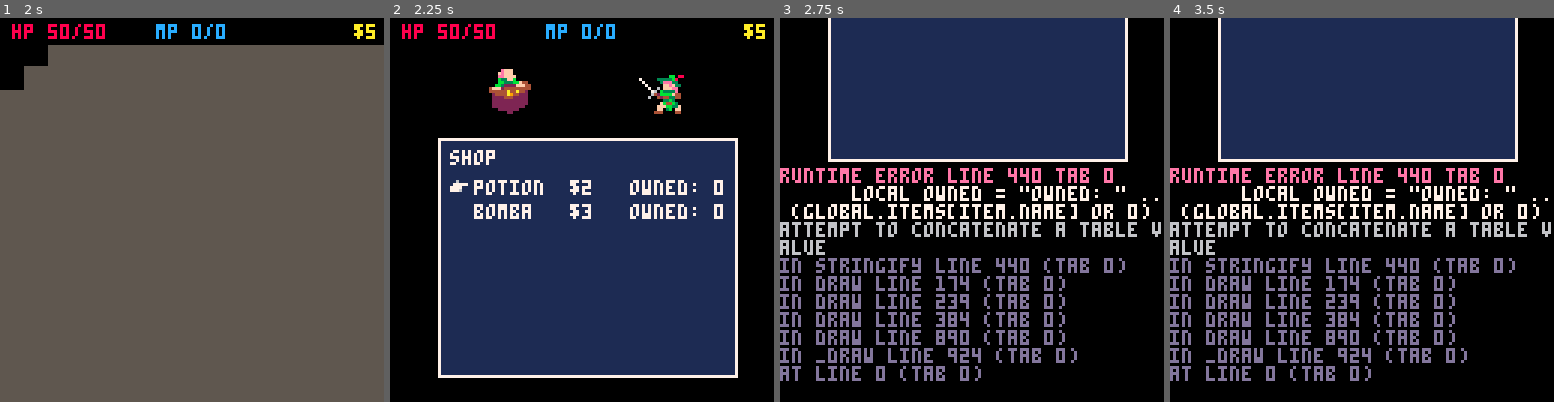
Above: before the commit, frames 1-4 (left to right).
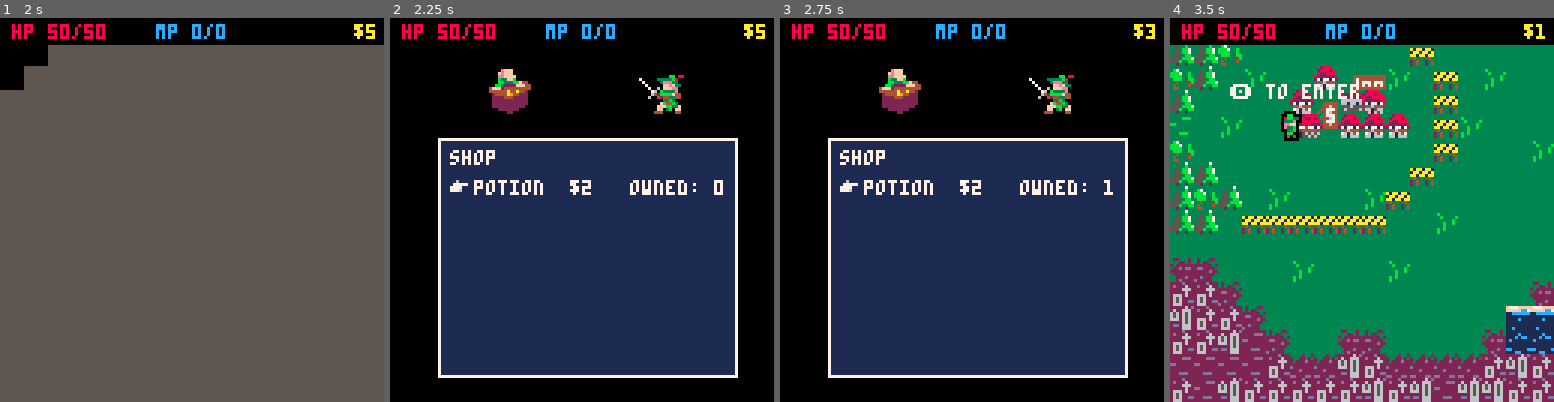
Above: after the commit, the same moments.

Repository: AddisonMink/pico8-rpg
Game: PICO-8 cartridge main.p8
Two runs of this game, one before a commit and one after it. Both use one fixed random seed, a clock stepped at 60 frames per second and the inputs below.
Inputs:
- Up to frame 1 (2 s): tap X (X key) at 0.33, 1.07, 1.85 s; tap O (Z key) at 0.7, 1.7 s; hold Right from 1.6 s (still down)
- Up to frame 2 (2.25 s): release Right at 2.1 s; tap O (Z key) at 2.1 s; hold Up from 2.15 s (still down)
- Up to frame 3 (2.75 s): release Up at 2.42 s; hold Right from 2.47 s (still down); tap O (Z key) at 2.5 s
- Up to frame 4 (3.5 s): tap O (Z key) at 2.9, 3.3 s; tap X (X key) at 2.97 s; release Right at 3.03 s; hold Left from 3.08 s (still down)

Frame 1 is identical in both runs. In frame 2, 0.9% of the frame differs, in the area x 21-87%, y 48-53%; in frame 3, 72%; in frame 4, 98%, in the area x 0-100%, y 0-100%.
Error before the commit: runtime error line 440 tab 0; local owned = "owned: " .. (global.items[item.name] or 0); attempt to concatenate a table value

Commit message:
implement potion item.

Diff:
--- a/action_menu.lua
+++ b/action_menu.lua
@@ -10,8 +10,8 @@
     { "attack", "spell", "item", "escape" },
     function(action)
       return action == "attack"
-          or action == "spell" and global.player.mp > 0
-          or action == "item" and #global.items > 0
+          or action == "spell" and #global.spells > 0
+          or action == "item" and #table_values(global.items) > 0
           or action == "escape" and can_escape
     end
   )
@@ -19,11 +19,11 @@
   item_menu = menu_new(
     "item",
     nil,
-    global.items,
+    table_values(global.items),
     nil,
     nil,
     function(item)
-      return item.name .. " x" .. item.quantity
+      return pad_str(item.item.name .. " x" .. item.quantity,12) .. item.item.desc
     end
   )
 
--- a/battle.lua
+++ b/battle.lua
@@ -142,6 +142,17 @@
       elseif result == "escape" then
         state = "escape"
       elseif result.type == "item" then
+        local item_with_quant = result.item
+        local item = item_with_quant.item
+        local compiled = compile_effects(item.effects, item.range)
+        item_with_quant.quantity -= 1
+        if item_with_quant.quantity <= 0 then
+          global.items[item.name] = nil
+        end
+        effects = compiled
+        dur, t0 = 0, time()
+        acting = player
+        state = "exec"
       elseif result.type == "spell" then
         local spell = result.spell
         local compiled = compile_effects(spell.effects, spell.range)
--- a/dialogue.lua
+++ b/dialogue.lua
@@ -59,14 +59,15 @@
     function(item)
       global.coins -= item.price
       if global.items[item.name] == nil then
-        global.items[item.name] = { name = item.name, quantity = 0 }
+        global.items[item.name] = { item = item, quantity = 0 }
       end
       global.items[item.name].quantity += 1
     end,
     function(item)
       local name = pad_str(item.name, 8)
       local price = pad_str("$" .. item.price, 5)
-      local owned = "owned: " .. (global.items[item.name] or 0)
+      local num_owned = global.items[item.name] and global.items[item.name].quantity or 0
+      local owned = "owned: " .. num_owned
       return name .. price .. owned
     end,
     100, 80
--- a/global_state.lua
+++ b/global_state.lua
@@ -14,7 +14,6 @@
 
   -- shop data
   shop_items = {
-    { name = "potion", price = 2 },
-    { name = "bomba", price = 3 }
+    potion_item,
   }
 }
--- /dev/null
+++ b/item.lua
@@ -0,0 +1,7 @@
+potion_item = {
+  name = "potion",
+  price = 2,
+  range = "self",
+  desc = "restore 30 hp",
+  effects = { { t = "heal", amount = 30 } }
+}
--- a/main.p8
+++ b/main.p8
@@ -6,6 +6,7 @@
 #include menu_tree.lua
 #include action_menu.lua
 #include spell.lua
+#include item.lua
 #include enemy.lua
 #include global_state.lua
 #include dialogue.lua
--- a/util.lua
+++ b/util.lua
@@ -6,6 +6,14 @@
     t2[k] = v
   end
   return t2
+end
+
+function table_values(t)
+  local values = {}
+  for _, v in pairs(t) do
+    add(values, v)
+  end
+  return values
 end
 
 function pad_str(str, len)
